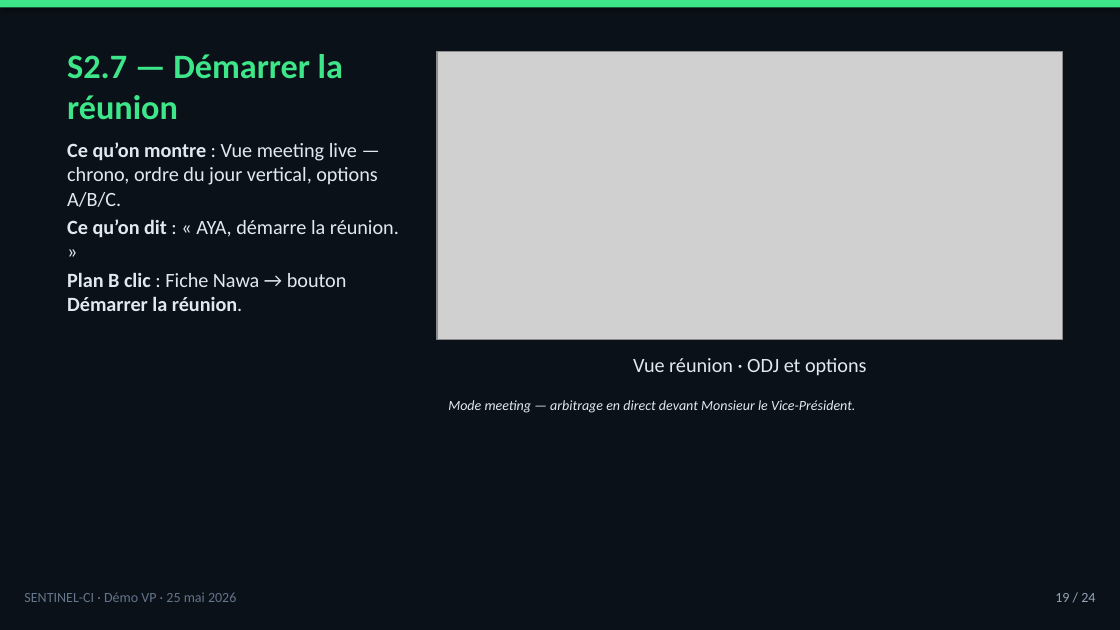
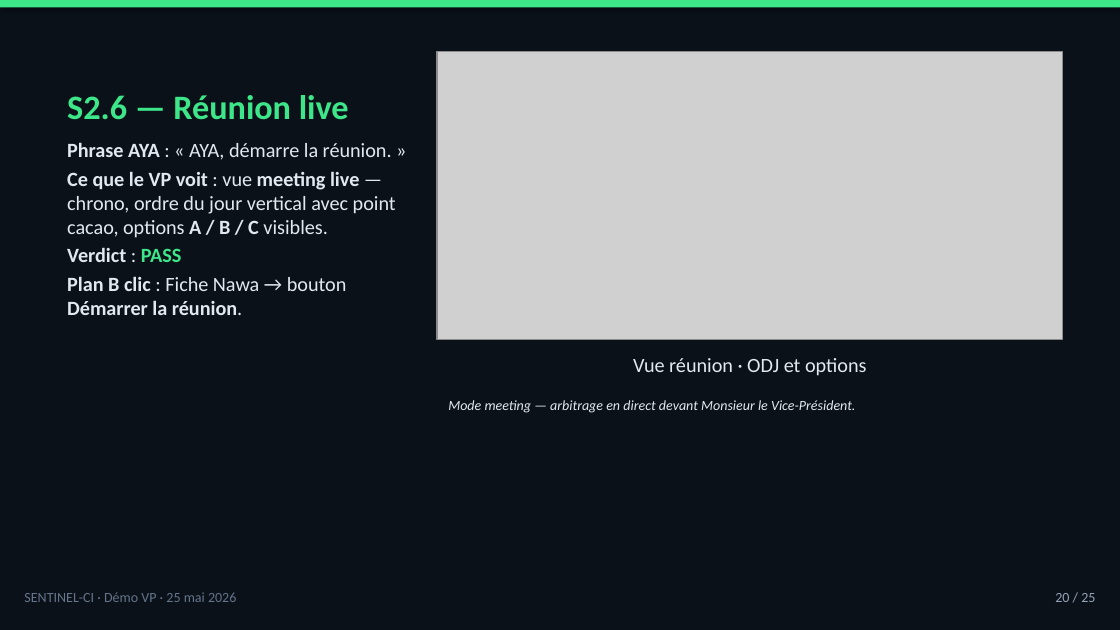
Before and after one commit to tishacian/hyusai, a slide deck: slide 20 of docs/sentinel-ci-demo-presenter-deck-2026-05-25.pptx (slide 19 before the commit). Drawn at 1120x630 pixels with LibreOffice and Linux fonts; fonts in the diff are those of the drawing; grey boxes stand for pictures. Boxes give left, top, right and bottom in pixels: in the first picture for what was removed or moved away, otherwise in the second. Text is boxed around its words. In the diff, an @@ line names an element or a change of style, - is before the commit and + after.

```diff
--- a/docs/sentinel-ci-demo-presenter-deck-2026-05-25.pptx
+++ b/docs/sentinel-ci-demo-presenter-deck-2026-05-25.pptx
@@ title at <box>67,95,349,120</box>: text changed @@
-S2.7 — Démarrer la réunion
+S2.6 — Réunion live
@@ text at <box>67,142,396,262</box>: text changed @@
-Ce qu’on montre : Vue meeting live — chrono, ordre du jour vertical, options A/B/C.
-Ce qu’on dit : « AYA, démarre la réunion. »
+Phrase AYA : « AYA, démarre la réunion. »
+Ce que le VP voit : vue meeting live — chrono, ordre du jour vertical avec point cacao, options A / B / C visibles.
+Verdict : PASS
@@ text at <box>1055,593,1095,602</box>: text changed @@
-19 / 24
+20 / 25
```
Also in this commit, not shown: 20 other slides changed, 3 slides added, 2 slides removed, 2 other files.
